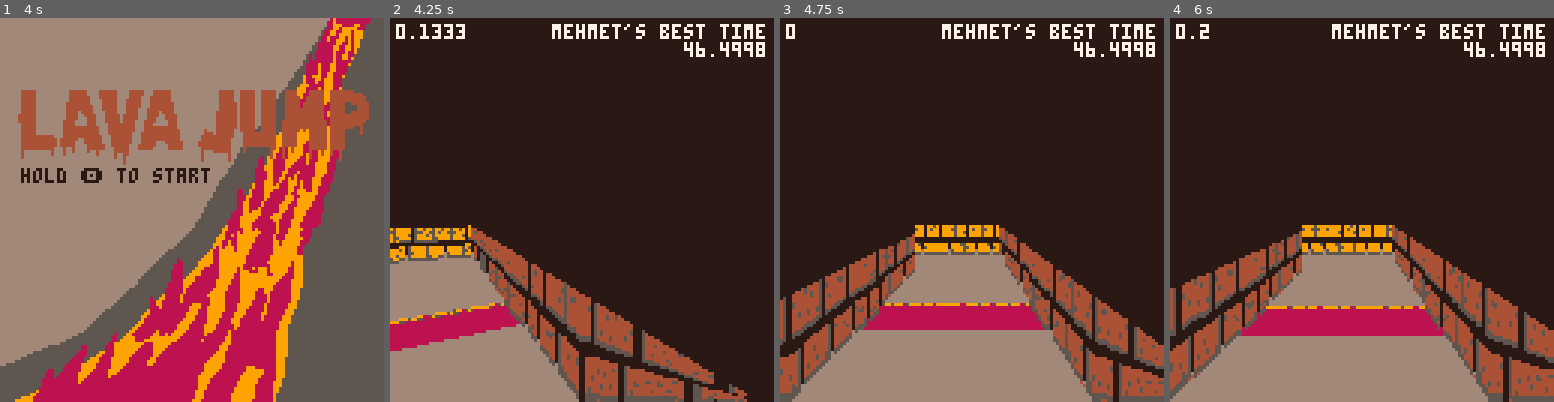
Above: before the commit, frames 1-4 (left to right).
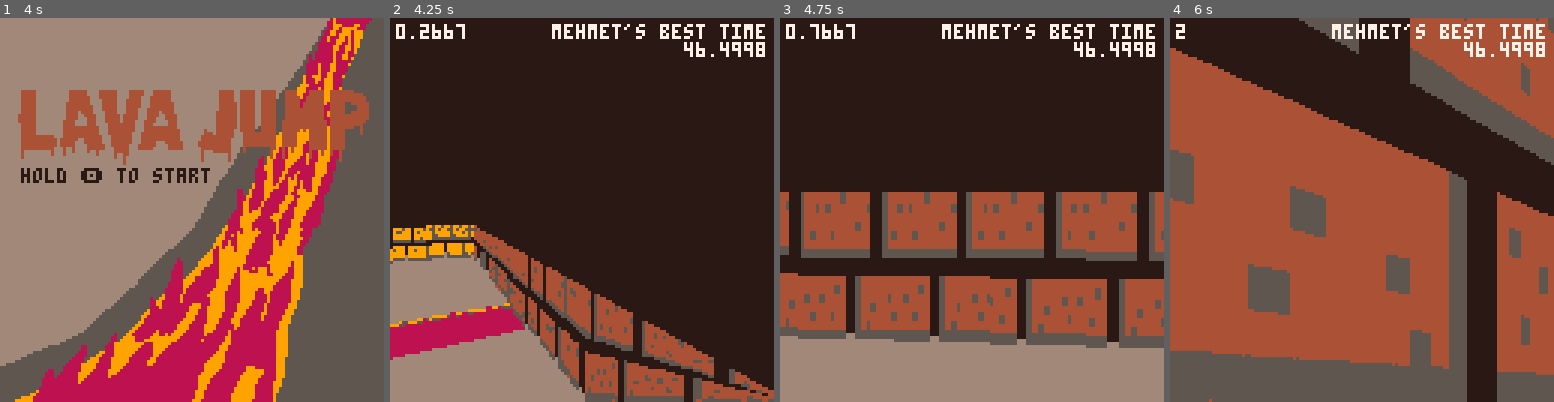
Above: after the commit, the same moments.

Repository: mkoseoglu091/3dGame
Game: PICO-8 cartridge 3dgame.p8
The game is run twice, just before and just after one commit, with the same random seed, the same clock (stepped at 60 frames per second) and the same inputs.
Inputs:
- Up to frame 1 (4 s): tap O (Z key) at 0.33, 0.7, 1.43, 2.22, 3.1, 3.98 s; tap X (X key) at 1.07, 2.07, 2.4, 2.73, 3.07, 3.4, 3.73 s; hold Left 1.97-2.37 s; hold Down 2.42-2.82 s; hold Right 2.87-3.53 s; hold Up from 3.58 s (still down)
- Up to frame 2 (4.25 s): tap X (X key) at 4.07 s; release Up at 4.08 s; hold Right from 4.13 s (still down)
- Up to frame 3 (4.75 s): tap X (X key) at 4.4, 4.73 s; release Right at 4.53 s; hold Down from 4.58 s (still down)
- Up to frame 4 (6 s): tap O (Z key) at 4.87, 5.75 s; tap X (X key) at 5.07, 5.4, 5.73 s; release Down at 5.08 s; hold Left 5.13-5.8 s; hold Up from 5.85 s (still down)

Frame 1 is identical in both runs. In frame 2, 7.3% of the frame differs, in the area x 0-100%, y 1-100%; in frame 3, 36%; in frame 4, 72%, in the area x 0-100%, y 0-100%.

Commit message:
Update 3dgame.p8

Diff:
--- a/3dgame.p8
+++ b/3dgame.p8
@@ -80,9 +80,9 @@
      pl.y=pl.y+sin(pl.d)*m
    end
  end
- if (btn(5)) then
-  restart()
- end
+ --if (btn(5)) then
+  --restart()
+ --end
 
  -- z means player feet
  if (pl.z >= mz(pl.x,pl.y) and pl.dz >=0) then
@@ -137,12 +137,17 @@
 -- game over state
 
 function update_game_over()
- -- press button to try again
+ pl.wait += 1
+ if pl.wait >= 10 then
+  if btn(4) then
+   init_game()
+  end
+ end
 end
 
 function draw_game_over()
  -- game over screen
- -- retry etc.
+ -- press 🅾️ to try again
 end
 -->8
 -- title screen compress
@@ -289,6 +294,7 @@
  last = time()
  pl.isdone = false
  pl.time = 0
+ pl.wait = 0
 end
 
 function mc(x,y)
